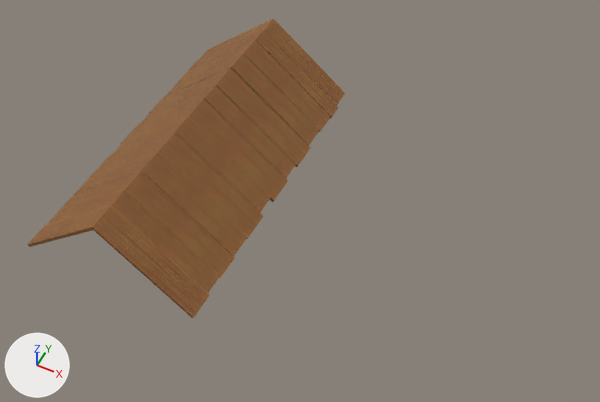
One commit to the FBX model Asset/Model/TaehyeonTestScene/Cube.851.fbx: the scene before it, then after it.
The view is the same before and after, from a 50 mm lens placed at (7.65, -100.0, 28.2), pointed at (-1.55, -81.61, 5.22). The lights are fixed; the arrows at lower left show +X, +Y and +Z. Where no turn or scale is listed for an object, it has been applied to the vertices.

Script lines for the objects in view, before the commit:
```python
me_cube_001 = bpy.data.meshes.new('Cube.001')
me_cube_001.from_pydata(...)  # 182 vertices, 156 faces; spans x -5.27..1.86, y -6.49..6.24, z -1.53..1.47
me_cube_001.materials.append(mat_material_006)
ob_cube_851 = bpy.data.objects.new('Cube.851', me_cube_001)
ob_cube_851.location = (-4.57, -80.85, 5.84)
```
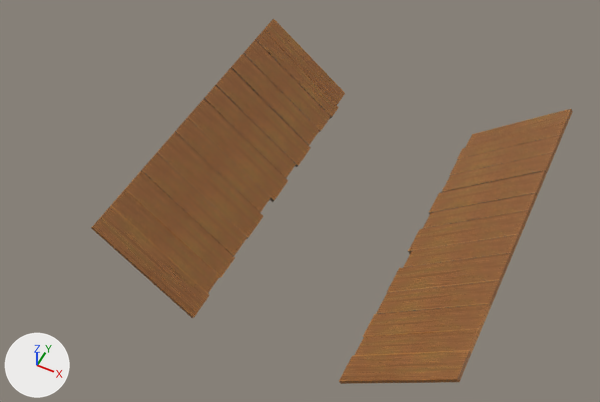
Where the newer file only moved an object's origin or applied its transform, the numbers keep the older frame.

What changed in the scene script:
```text
Change me_cube_001:
    used by ob_cube_851; location = (-4.57, -80.85, 5.84)
    remove me_cube_001.from_pydata(...)  # 182 vertices, 156 faces; spans x -5.27..1.86, y -6.49..6.24, z -1.53..1.47
    add me_cube_001.from_pydata(...)  # 208 vertices, 156 faces; spans x -1.79..10.94, y -6.49..6.24, z -1.53..1.47
    me_cube_001 part 1
    78 vertices are removed from x -5.27..-1.62, y -6.49..6.24, z -1.53..1.37
    78 faces are deleted
    me_cube_001 part 2
    50 vertices are added at x 7.29..10.85, y -6.49..6.24, z -1.49..1.47
    30 new vertices lie (0.09, 0.0, -0.1) away from vertices in x 7.35..10.85, y -6.49..6.24, z -1.38..1.47
    6 new vertices lie (-3.53, 0.0, -2.87) away from vertices in x 10.85..10.94, y -2.64..2.64, z 1.37..1.47
    6 new vertices lie (-3.54, 0.0, -2.88) away from vertices in x 10.85..10.94, y -4.61..0.61, z 1.37..1.47
    6 new vertices lie (0.08, 0.0, -0.11) away from vertices in x 7.31..7.42, y -4.61..3.66, z -1.41..-1.32
    6 new vertices lie (0.08, 0.0, -0.1) away from vertices in x 7.29..7.46, y -6.49..4.65, z -1.43..-1.29
    78 new faces join them
```

Boxes [x1, y1, x2, y2] around the edits, measured in the pictures (600 x 402 px):
'Cube.851', reshaped (51% wider, 22% taller)
    before: [27, 18, 345, 318]
    after: [91, 19, 573, 384]
part 1 of me_cube_001, deleted (brown)
    before: [27, 18, 274, 247]
part 2 of me_cube_001, added (brown)
    after: [339, 109, 573, 384]
